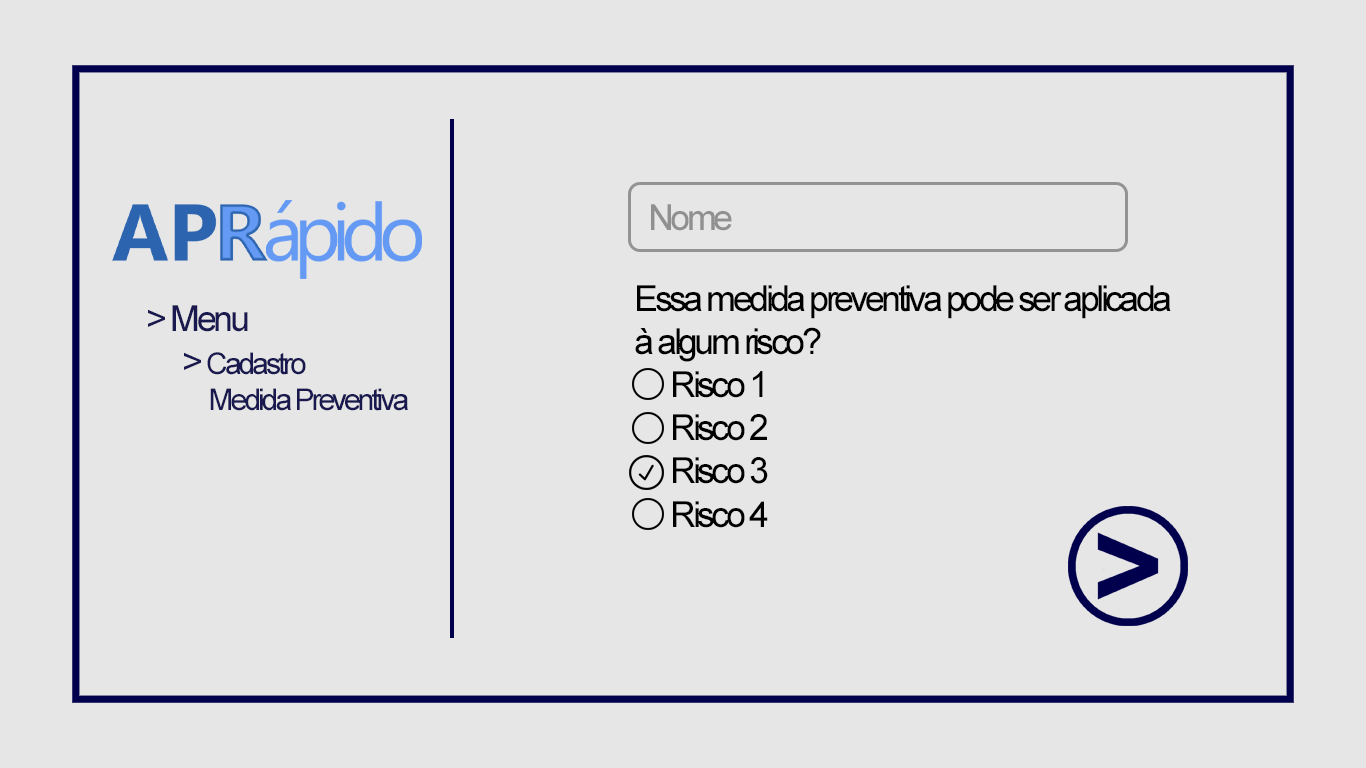
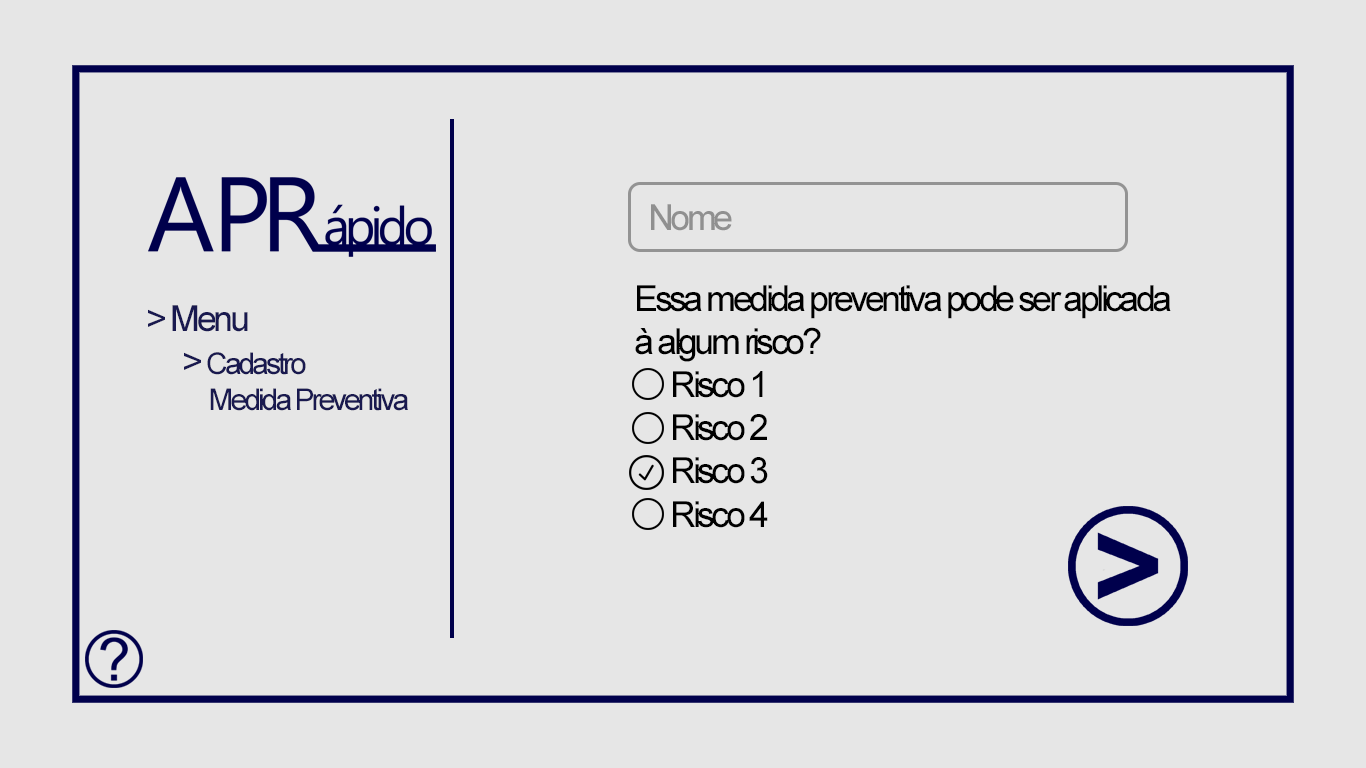
Comparing the layer stacks of the two 1366 × 768 images. Changes:
added layer "Botão Info" in group "Página" over box(85, 630, 143, 688)
renamed "Logo" to "Camada 1", moved it above "Botão Continuar", painted on it over box(112, 177, 436, 279)
